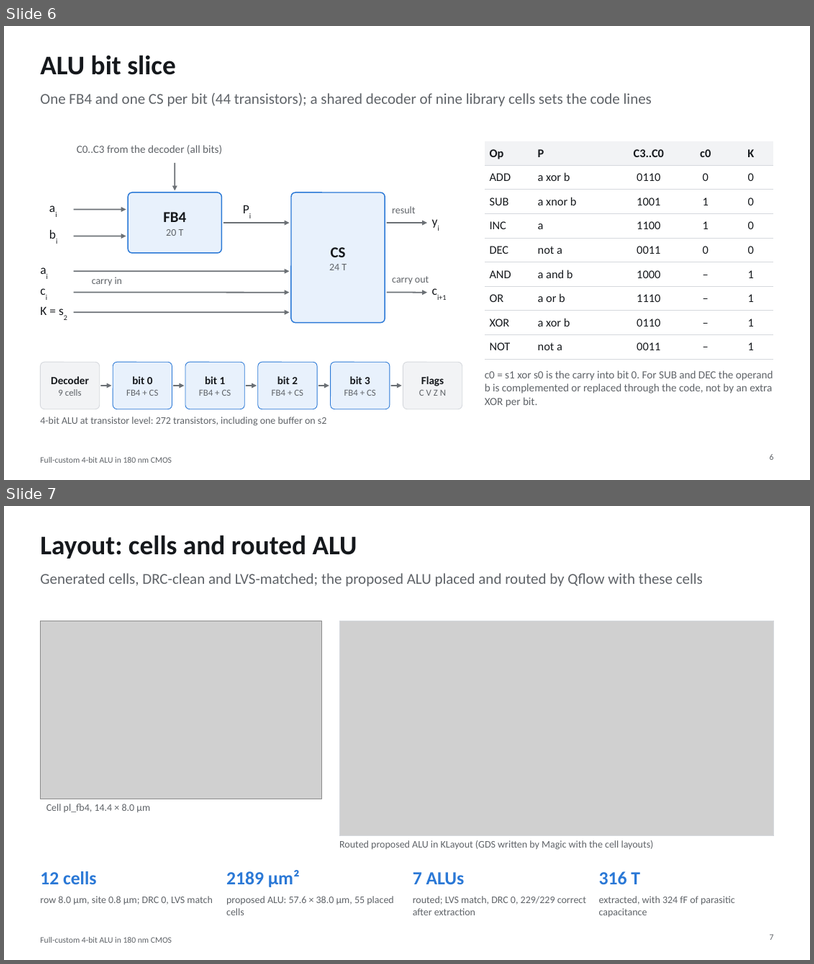
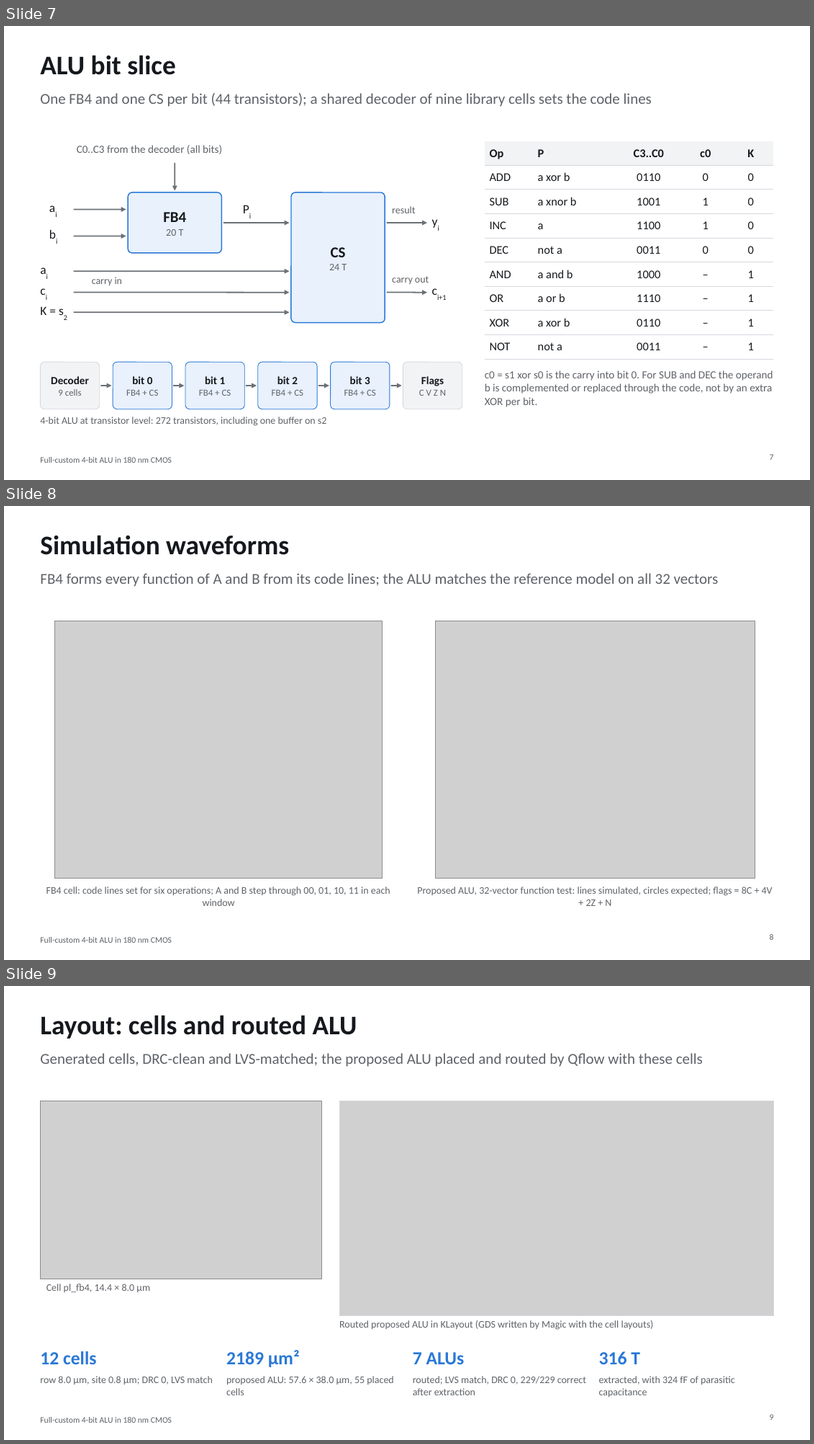
Before and after one commit to manshukgarg/alu-fullcustom-180nm, a slide deck: docs/presentation/ALU4_180nm_presentation.pptx. Shown one above the other, each under a label of ours: slides 6 and 7 before the commit, slides 7, 8 and 9 after it. The pictures are 814x964 and 814x1444 pixels, drawn with LibreOffice and Linux fonts; fonts in the diff are those of the drawing; grey boxes stand for pictures. Boxes give left, top, right and bottom in pixels: in the first picture for what was removed or moved away, otherwise in the second. Text is boxed around its words. In the diff, an @@ line names an element or a change of style, - is before the commit and + after.

```diff
--- a/docs/presentation/ALU4_180nm_presentation.pptx
+++ b/docs/presentation/ALU4_180nm_presentation.pptx
@@ slide 8 added at (4, 506, 810, 960), background #FFFFFF; not listed: 1 template element that a slide beside it also shows @@
@@ title added at (40, 535, 289, 555), 32 pt, text #15181C, bold @@
+Simulation waveforms
@@ text added at (40, 573, 719, 587), 18 pt, text #5F6368 @@
+FB4 forms every function of A and B from its code lines; the ALU matches the reference model on all 32 vectors
@@ picture added at (55, 621, 382, 878) @@
@@ picture added at (435, 621, 756, 878) @@
@@ text added at (46, 886, 391, 906), 12 pt, text #5F6368 @@
+FB4 cell: code lines set for six operations; A and B step through 00, 01, 10, 11 in each window
@@ text added at (417, 886, 773, 906), 12 pt, text #5F6368 @@
+Proposed ALU, 32-vector function test: lines simulated, circles expected; flags = 8C + 4V + 2Z + N
@@ page number added at (770, 934, 774, 939), 10 pt, text #5F6368 @@
+8
@@ what was slide 6 is now slide 7 @@
@@ page number at (770, 454, 774, 459): text changed @@
-6
+7
@@ what was slide 7 is now slide 9 @@
```
Also in this commit, not shown: 3 slides changed, 1 other slide added, 29 other files.
